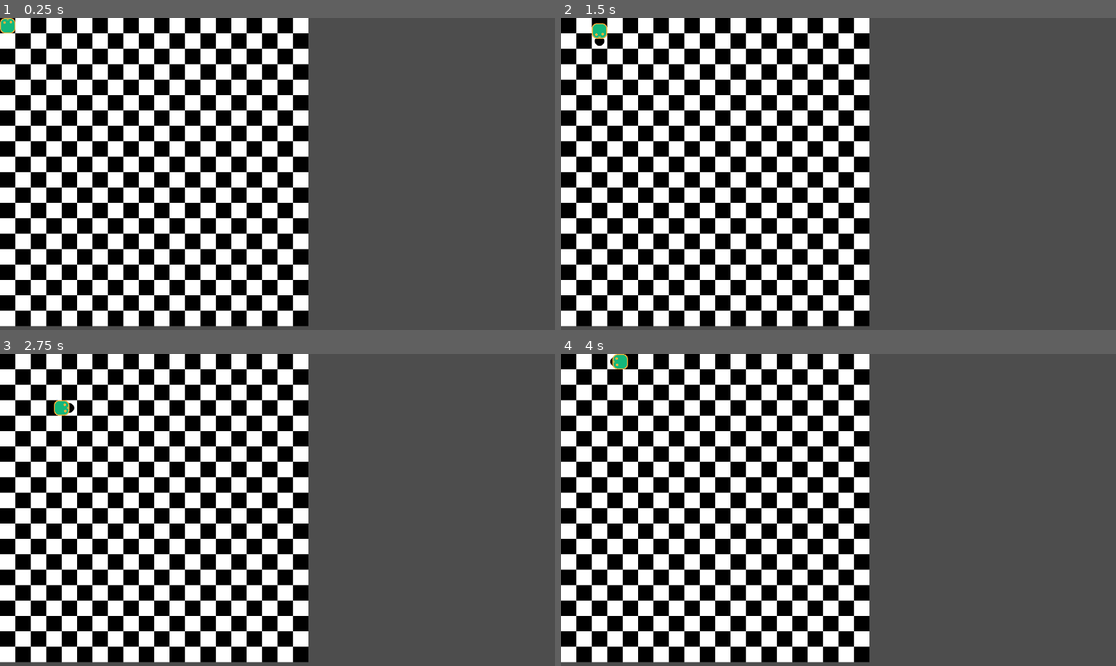
Above: before the commit, frames 1-4 (two rows, left to right).
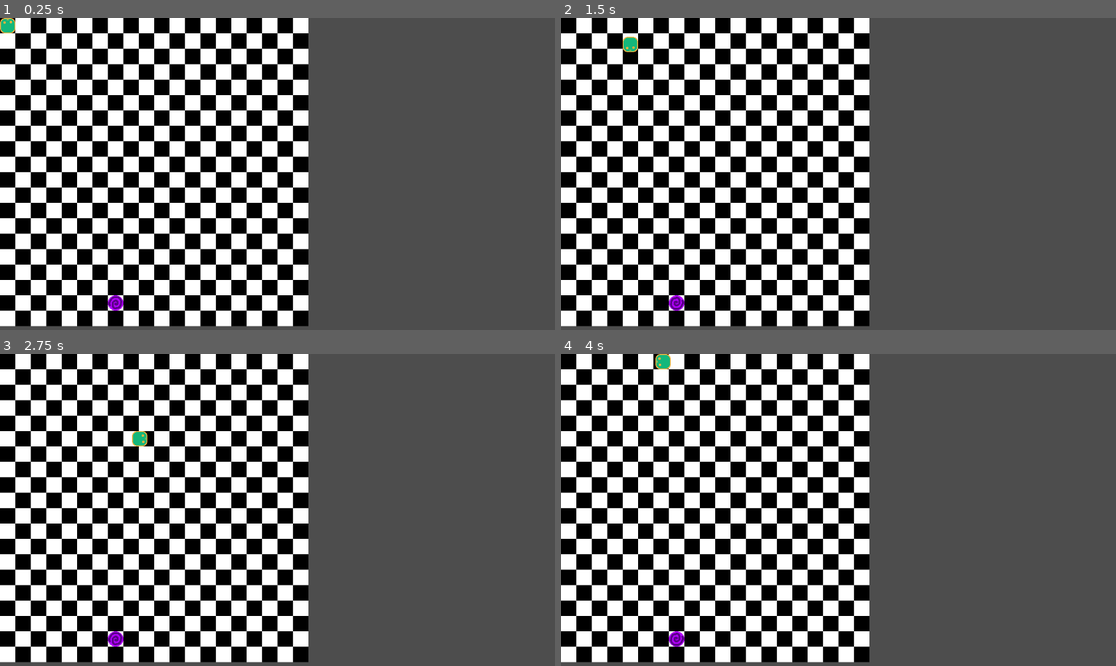
Above: after the commit, the same moments.

Repository: CWmain/PortalChaser
Game: Godot game, scene res://scenes/GameScene/game_scene.tscn
The game is run twice, just before and just after one commit, with the same random seed, the same clock (stepped at 60 frames per second) and the same inputs.
Inputs:
- Up to frame 1 (0.25 s): no input
- Up to frame 2 (1.5 s): tap Enter at 0.5 s; hold D (moveRight) 0.53-1.28 s; hold S (moveDown) from 1.28 s (still down)
- Up to frame 3 (2.75 s): release S (moveDown) at 2.03 s; hold D (moveRight) from 2.03 s (still down)
- Up to frame 4 (4 s): release D (moveRight) at 2.78 s; hold W (moveUp) 2.78-3.53 s; hold A (moveLeft) from 3.53 s (still down)

The runs differ from the first frame. In frame 1, 0.1% of the frame differs, in the area x 19-23%, y 88-94%; in frame 2, 0.4%, in the area x 5-23%, y 1-94%; in frame 3, 0.4%; in frame 4, 0.4%.

Commit message:
Changed from pausing timer to stopping and starting as that has a better feel. Portal is now a visual element which can be collided with. Need to add the old portals forr when the chaser goes thru it. Still need to think about it but I think I may link the portal within the chaser so they can manage it easier

Diff:
--- a/objects/board/board.gd
+++ b/objects/board/board.gd
@@ -16,12 +16,15 @@
 @onready var chaser: Chaser = $Chaser
 var chasers: Array[Chaser]
 
-var portalPos: Vector2 = Vector2(5,5)
+@onready var portal: Node = $portal
+
+var score = 0
 
 func _ready() -> void:
 	tick.wait_time = tickTime
 	tick.timeout.connect(_on_tick)
 	chasers.append(chaser)
+	portal.spawnPortal()
 
 func gridToReal(gridPos: Vector2) -> Vector2:
 	var realPos: Vector2
@@ -43,12 +46,16 @@
 		endGame()
 
 func chaserOnPortal() -> void:
-	if chasers[-1].position == portalPos:
+	if chasers[-1].position == portal.position:
 		chasers[-1].unactivateChaser()
 		tickCount = 0
 		for c in chasers:
 			c.setChaserPositionToStart()
-		newChaser(Vector2(portalPos))
+		newChaser(Vector2(portal.position))
+		portal.spawnPortal()
+		stopTicks()
+		score += 1
+		print(score)
 
 # Returns the time forr 1 tick to complete
 func get_tick_time() -> float:
@@ -59,11 +66,11 @@
 	add_child(chasers[-1])
 	chasers[-1].spawnChaser(spawnLoc)
 
-func pauseTicks() -> void:
-	tick.paused = true
+func stopTicks() -> void:
+	tick.stop()
 
-func resumeTicks() -> void:
-	tick.paused = false
+func startTicks() -> void:
+	tick.start()
 
 func endGame():
 	print("Game is over")
--- a/objects/board/board.tscn
+++ b/objects/board/board.tscn
@@ -1,12 +1,13 @@
-[gd_scene load_steps=4 format=3 uid="uid://dy4oohskd2fgc"]
+[gd_scene load_steps=5 format=3 uid="uid://dy4oohskd2fgc"]
 
 [ext_resource type="Script" uid="uid://bgo3e23fsexkc" path="res://objects/board/board.gd" id="1_hj15u"]
 [ext_resource type="Texture2D" uid="uid://ch2wql1q1pf1o" path="res://objects/board/background.png" id="1_wedsa"]
 [ext_resource type="PackedScene" uid="uid://bxp1v83nieslp" path="res://objects/chaser/chaser.tscn" id="3_v5vot"]
+[ext_resource type="PackedScene" uid="uid://blu4130gck505" path="res://objects/portal/portal.tscn" id="4_5t7dx"]
 
 [node name="Board" type="CanvasLayer"]
 script = ExtResource("1_hj15u")
-tickTime = 0.3
+tickTime = 0.15
 chaserScene = ExtResource("3_v5vot")
 
 [node name="grid" type="Sprite2D" parent="."]
@@ -17,4 +18,5 @@
 
 [node name="Tick" type="Timer" parent="."]
 wait_time = 0.2
-autostart = true
+
+[node name="portal" parent="." instance=ExtResource("4_5t7dx")]
--- a/objects/chaser/chaser.gd
+++ b/objects/chaser/chaser.gd
@@ -38,9 +38,10 @@
 			moveDirection = left
 		if Input.is_action_just_pressed("moveRight"):
 			moveDirection = right
+
 		if moveDirection:
-			if board.tick.paused:
-				board.resumeTicks()
+			if board.tick.is_stopped():
+				board.startTicks()
 
 func spawnChaser(spawnLocation: Vector2) -> void:
 	killActiveTween()
--- /dev/null
+++ b/objects/portal/portal.gd
@@ -0,0 +1,15 @@
+extends Node
+class_name Portal
+
+@onready var portal_image: AnimatedSprite2D = $portalImage
+var position: Vector2
+
+var board: Board
+
+func _ready() -> void:
+	board = get_parent()
+
+# Randomly place the portal
+func spawnPortal() -> void:
+	position = Vector2(randi_range(0,board.cellCount-1), randi_range(0,board.cellCount-1))
+	portal_image.position = board.gridToReal(position)
--- a/objects/portal/portal.tscn
+++ b/objects/portal/portal.tscn
@@ -1,6 +1,7 @@
-[gd_scene load_steps=7 format=3 uid="uid://blu4130gck505"]
+[gd_scene load_steps=8 format=3 uid="uid://blu4130gck505"]
 
 [ext_resource type="Texture2D" uid="uid://b3y6be58py218" path="res://objects/portal/TimePortal.png" id="1_e3qr7"]
+[ext_resource type="Script" uid="uid://ps5r044eleur" path="res://objects/portal/portal.gd" id="1_v7atq"]
 
 [sub_resource type="AtlasTexture" id="AtlasTexture_v7atq"]
 atlas = ExtResource("1_e3qr7")
@@ -38,7 +39,11 @@
 "speed": 5.0
 }]
 
-[node name="portal" type="AnimatedSprite2D"]
+[node name="portal" type="Node"]
+script = ExtResource("1_v7atq")
+
+[node name="portalImage" type="AnimatedSprite2D" parent="."]
+position = Vector2(-32, -32)
 sprite_frames = SubResource("SpriteFrames_6y8yo")
 autoplay = "default"
 offset = Vector2(16, 16)
Not shown, added: objects/portal/portal.gd.uid
